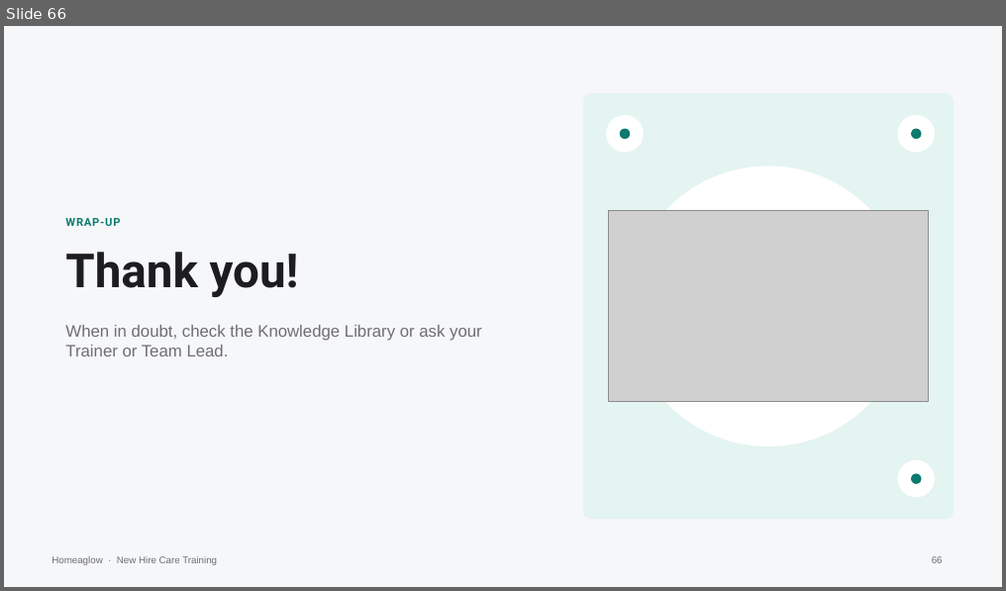
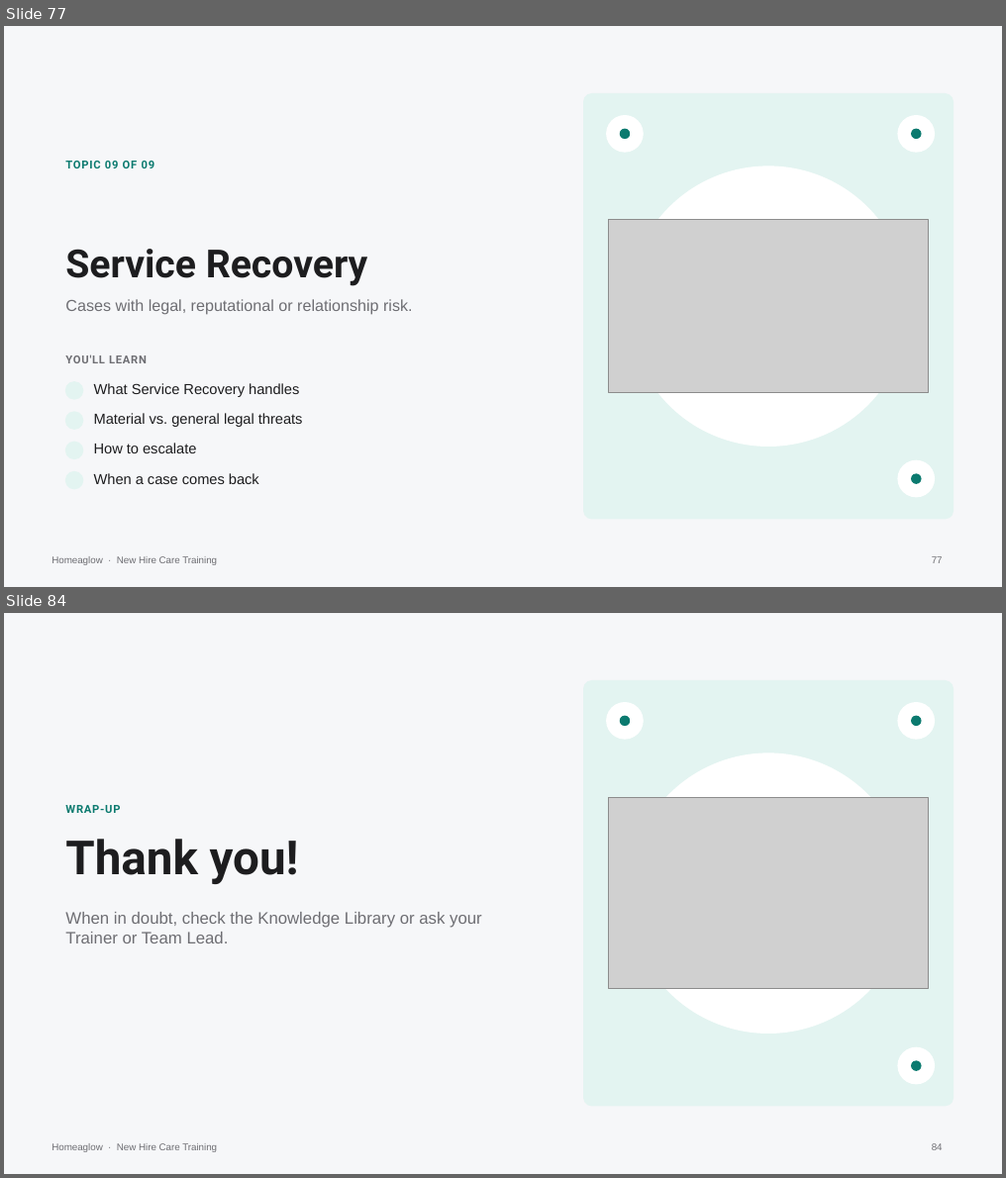
Before and after one commit to anjulimichelle/training, a slide deck: billing-disputes/billing-disputes-cash-payments.pptx. Shown one above the other, each under a label of ours: slide 66 before the commit, slides 77 and 84 after it; the slides between them are not shown. The pictures are 1006x591 and 1006x1178 pixels, drawn with LibreOffice and Linux fonts; fonts in the diff are those of the drawing; grey boxes stand for pictures; background and template pictures are left out. Boxes give left, top, right and bottom in pixels: in the first picture for what was removed or moved away, otherwise in the second. Text is boxed around its words. In the diff, an @@ line names an element or a change of style, - is before the commit and + after.

```diff
--- a/billing-disputes/billing-disputes-cash-payments.pptx
+++ b/billing-disputes/billing-disputes-cash-payments.pptx
@@ slide 77 added at (4, 26, 1002, 587), background #F6F7F9; not listed: 1 template element that a slide beside it also shows @@
@@ rounded rectangle added at (584, 94, 953, 519), fill #E3F4F1, outline #E3F4F1 0.75 pt @@
@@ ellipse added at (607, 116, 643, 152), fill #FFFFFF, outline #FFFFFF 1 pt @@
@@ ellipse added at (620, 129, 629, 138), fill #0B7A6F, outline #0B7A6F 1 pt @@
@@ ellipse added at (898, 116, 934, 152), fill #FFFFFF, outline #FFFFFF 1 pt @@
@@ ellipse added at (912, 129, 921, 138), fill #0B7A6F, outline #0B7A6F 1 pt @@
@@ text added at (65, 161, 155, 169), 8 pt, text #0B7A6F, bold @@
+TOPIC 09 OF 09
@@ ellipse added at (629, 167, 908, 446), fill #FFFFFF, outline #FFFFFF 1 pt @@
@@ picture added at (609, 220, 928, 392) @@
@@ text added at (65, 249, 367, 286), 28 pt, text #1D1D1F, bold @@
+Service Recovery
@@ text added at (65, 299, 413, 315), 11.5 pt, text #6E6E73 @@
+Cases with legal, reputational or relationship risk.
@@ text added at (65, 355, 147, 364), 8 pt, text #6E6E73, bold @@
+YOU'LL LEARN
@@ ellipse added at (65, 382, 83, 399), fill #E3F4F1, outline #E3F4F1 1 pt @@
@@ text added at (94, 383, 299, 397), 10.5 pt, text #1D1D1F @@
+What Service Recovery handles
@@ ellipse added at (65, 412, 83, 429), fill #E3F4F1, outline #E3F4F1 1 pt @@
@@ text added at (94, 413, 303, 427), 10.5 pt, text #1D1D1F @@
+Material vs. general legal threats
@@ ellipse added at (65, 442, 83, 459), fill #E3F4F1, outline #E3F4F1 1 pt @@
@@ text added at (94, 443, 196, 454), 10.5 pt, text #1D1D1F @@
+How to escalate
@@ ellipse added at (898, 461, 934, 497), fill #FFFFFF, outline #FFFFFF 1 pt @@
@@ ellipse added at (65, 472, 83, 489), fill #E3F4F1, outline #E3F4F1 1 pt @@
@@ text added at (94, 473, 259, 484), 10.5 pt, text #1D1D1F @@
+When a case comes back
@@ ellipse added at (912, 475, 921, 484), fill #0B7A6F, outline #0B7A6F 1 pt @@
@@ page number added at (932, 557, 943, 564), 7 pt, text #6E6E73 @@
+77
@@ what was slide 66 is now slide 84 @@
@@ page number at (932, 1144, 943, 1151): text changed @@
-66
+84
```
Also in this commit, not shown: 7 slides changed, 17 other slides added, 2 other files.
